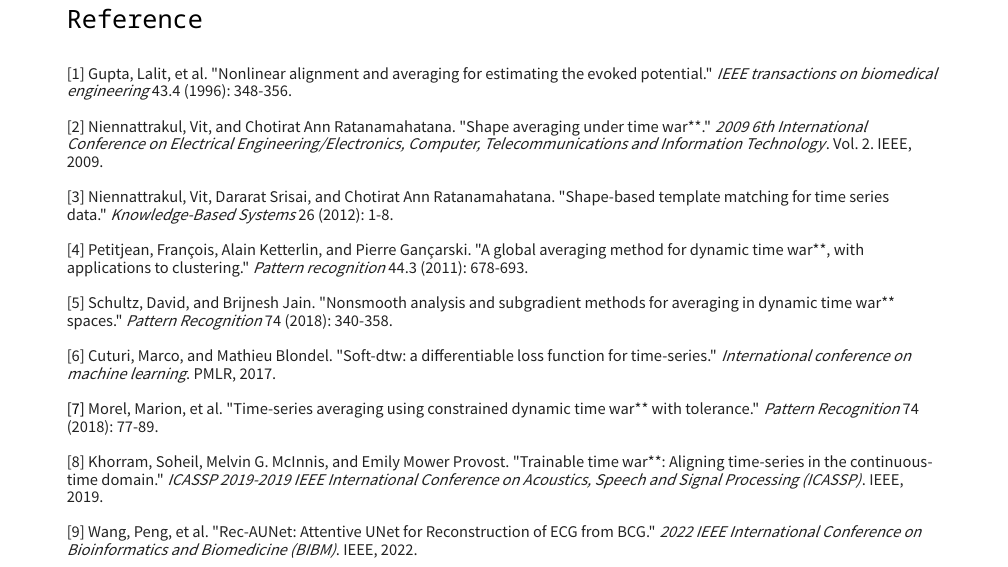
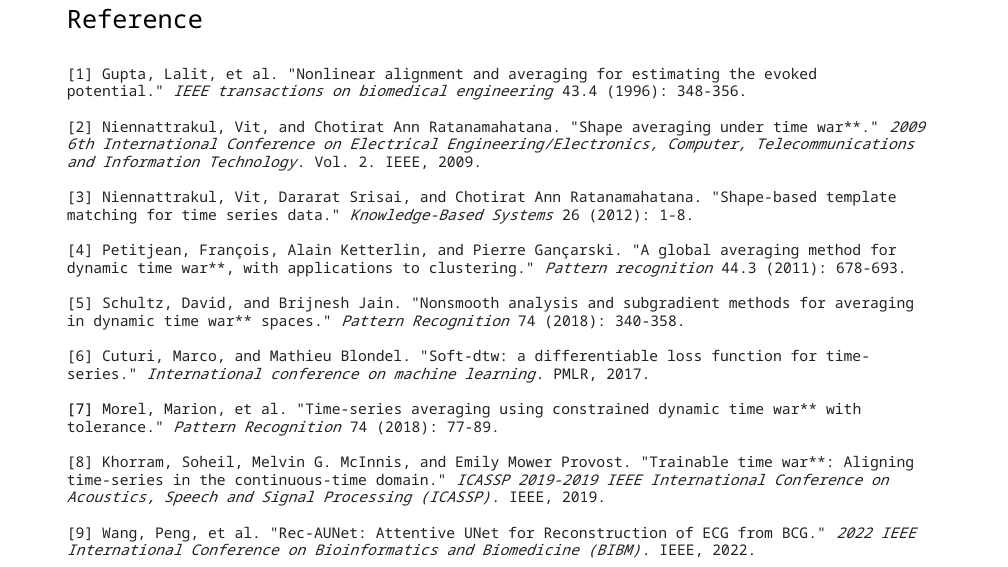
Before and after one commit to A-Big-Tortoise/Presentation, a slide deck: slide 24 of Presentation_1120_JiayuChen.pptx (slide 23 before the commit). Drawn at 1008x567 pixels with LibreOffice and Linux fonts; fonts in the diff are those of the drawing. Boxes give left, top, right and bottom in pixels: in the first picture for what was removed or moved away, otherwise in the second. Text is boxed around its words. In the diff, an @@ line names an element or a change of style, - is before the commit and + after.

```diff
--- a/Presentation_1120_JiayuChen.pptx
+++ b/Presentation_1120_JiayuChen.pptx
@@ text "[1] Gupta, Lalit, et al. ..." at <box>67,67,924,558</box>: font Noto Sans CJK JP to Noto Sans Mono @@
```
Also in this commit, not shown: 10 other slides changed, 1 slide added.
